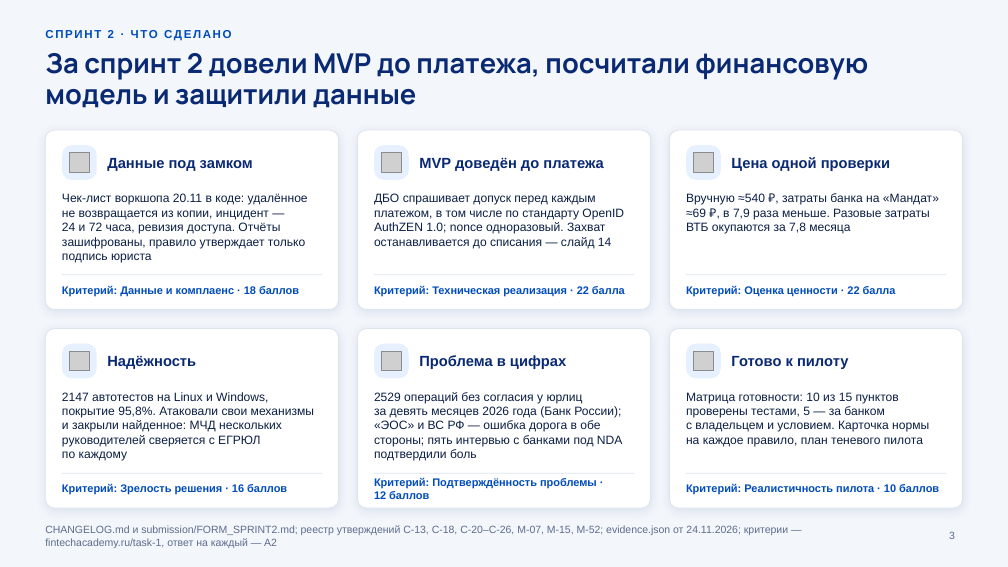
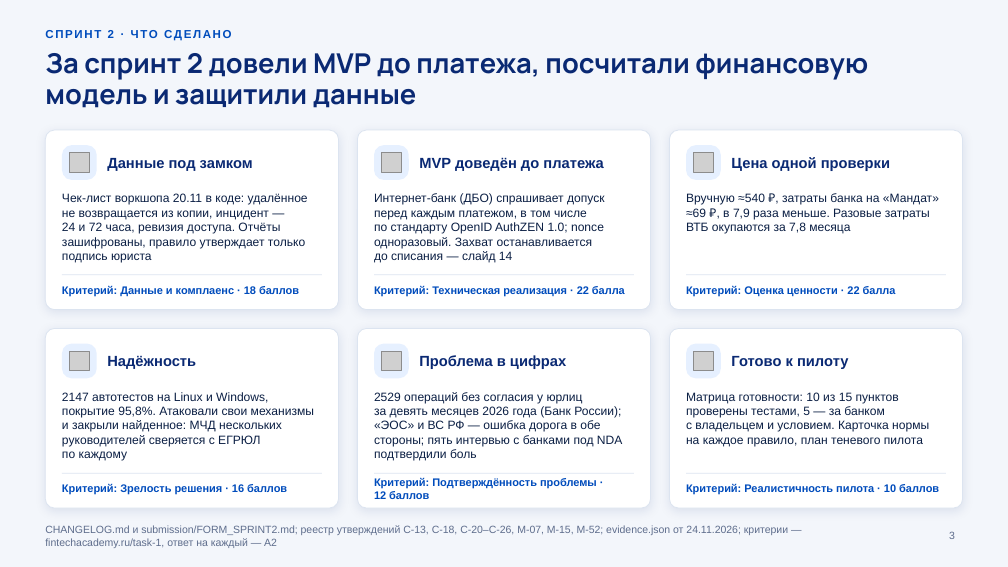
Before and after one commit to KonkovDV/Mandat, a slide deck: slide 3 of submission/slides/Mandat_VTB.pptx. Drawn at 1008x567 pixels with LibreOffice and Linux fonts; fonts in the diff are those of the drawing; grey boxes stand for pictures; background and template pictures are left out. Boxes give left, top, right and bottom in pixels: in the first picture for what was removed or moved away, otherwise in the second. Text is boxed around its words. In the diff, an @@ line names an element or a change of style, - is before the commit and + after.

```diff
--- a/submission/slides/Mandat_VTB.pptx
+++ b/submission/slides/Mandat_VTB.pptx
@@ text at box(374, 193, 605, 263): text changed @@
-ДБО спрашивает допуск перед каждым платежом, в том числе по стандарту OpenID AuthZEN 1.0; nonce одноразовый. Захват останавливается до списания — слайд 14
+Интернет-банк (ДБО) спрашивает допуск перед каждым платежом, в том числе по стандарту OpenID AuthZEN 1.0; nonce одноразовый. Захват останавливается до списания — слайд 14
```
Also in this commit, not shown: 6 other slides changed, 18 other files.
